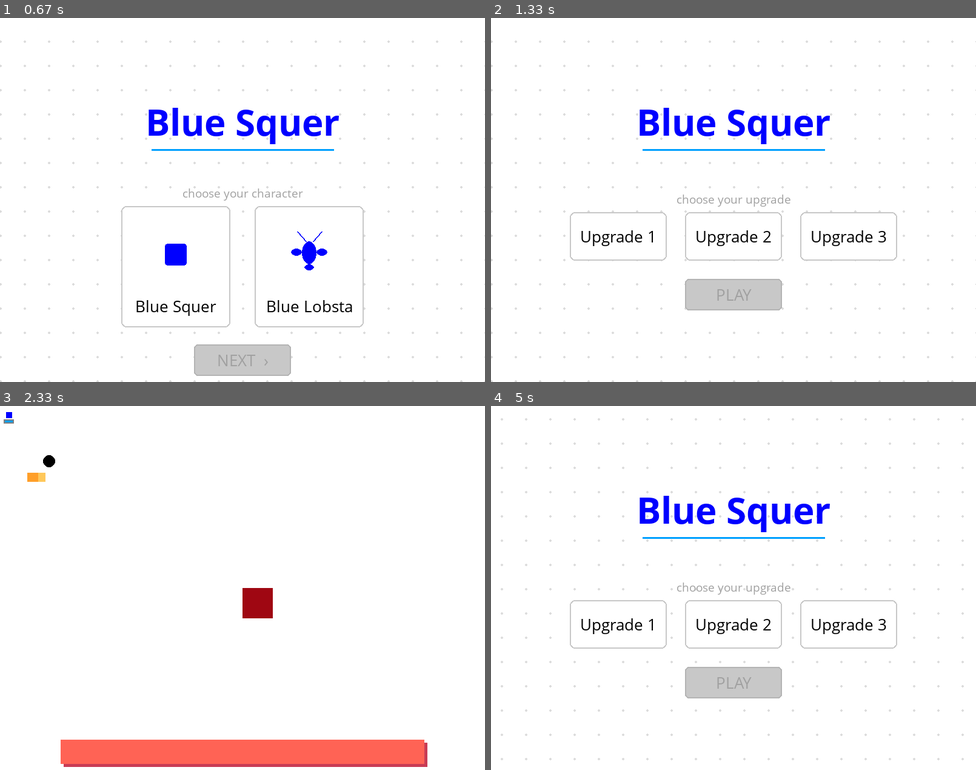
Above: before the commit, frames 1-4 (two rows, left to right).
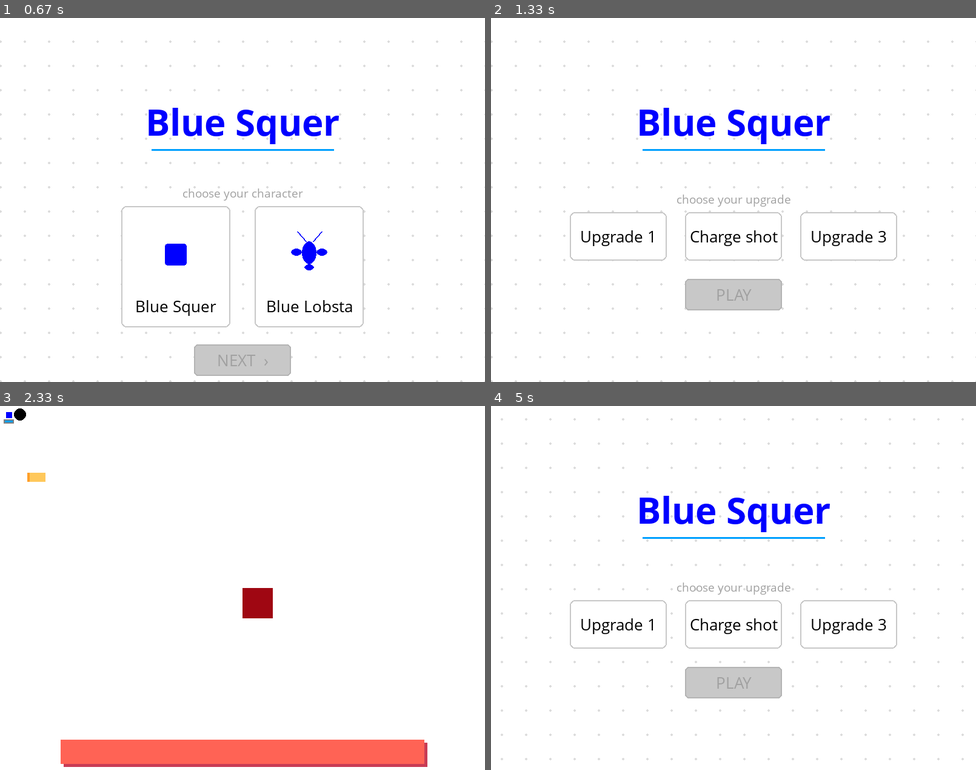
Above: after the commit, the same moments.

Repository: johannesbenjohannes/BlueSquer
Game: pygame game, started from main.py
Same seed, same stepped clock (60 frames per second), same inputs: the game is played once before the commit and once after it.
Inputs (mouse positions are in pixels of both pictures, inside the frame that each line leads up to):
- Up to frame 1 (0.67 s): press the mouse at (242, 229) at 0.37 s; move the mouse to (300, 210) at 0.47 s; release the mouse at (354, 192) at 0.6 s
- Up to frame 2 (1.33 s): press the mouse at (665, 265) at 0.7 s; move the mouse to (786, 298) at 0.8 s; release the mouse at (912, 327) at 0.93 s; press the mouse at (733, 360) at 1.03 s; move the mouse to (757, 280) at 1.13 s; release the mouse at (786, 200) at 1.27 s
- Up to frame 3 (2.33 s): press the mouse at (242, 624) at 1.37 s; move the mouse to (203, 547) at 1.47 s; release the mouse at (164, 467) at 1.6 s; press the mouse at (242, 682) at 1.7 s; move the mouse to (184, 660) at 1.8 s; release the mouse at (130, 635) at 1.93 s; press the mouse at (242, 682) at 2.03 s; move the mouse to (320, 584) at 2.13 s; release the mouse at (397, 486) at 2.27 s
- Up to frame 4 (5 s): hold D 2.33-2.8 s; tap Space at 2.4, 2.7, 2.9, 3.2 s; click (811, 453) at 2.42 s; hold D 2.83-3.3 s; tap Z at 2.98 s; press the mouse at (665, 653) at 3.7 s; move the mouse to (791, 580) at 3.8 s; release the mouse at (912, 507) at 3.93 s; press the mouse at (665, 653) at 4.03 s; move the mouse to (714, 671) at 4.13 s; release the mouse at (762, 689) at 4.27 s; press the mouse at (801, 653) at 4.37 s; move the mouse to (849, 675) at 4.47 s; release the mouse at (898, 693) at 4.6 s; press the mouse at (733, 748) at 4.7 s; move the mouse to (675, 697) at 4.8 s; release the mouse at (612, 649) at 4.93 s

Frame 1 is identical in both runs. In frame 2, 0.3% of the frame differs, in the area x 41-60%, y 58-63%; in frame 3, 0.2%; in frame 4, 0.3%.

Commit message:
charged upgrade

Diff:
--- a/main.py
+++ b/main.py
@@ -38,6 +38,7 @@
     DARK_SALMON = (200, 60, 85)
     BORDEAUX = (159, 7, 18)
     GRAY = (128,128,128)
+    DARK_RED = (200,0,0)
 
     speed = 3
 
@@ -123,11 +124,12 @@
 
 
     class Bullet:
-        def __init__(self, pos, target, nature, velocity=6) :
+        def __init__(self, pos, target, nature,damage = 4, velocity=6) :
             self.pos = pos
             self.target = target
             self.velocity = velocity
             self.nature = nature
+            self.damage = damage
 
     class Ennemy:
         def __init__(self,pos,w,h,health):
@@ -286,7 +288,7 @@
         name_l = button_font.render("Blue Squer", True, BLUE if squer_sel else BLACK)
         fenetre.blit(name_l, name_l.get_rect(center=(card_left_x + CARD_W // 2, card_y + CARD_H - 35)))
         if squer_sel:
-            tick_l = label_font.render("✓ selected", True, BLUE)
+            tick_l = label_font.render("X selected", True, BLUE)
             fenetre.blit(tick_l, tick_l.get_rect(center=(card_left_x + CARD_W // 2, card_y + CARD_H - 12)))
 
         # --- Right card: Blue Lobsta ---
@@ -300,7 +302,7 @@
         name_r = button_font.render("Blue Lobsta", True, BLUE if lobsta_sel else BLACK)
         fenetre.blit(name_r, name_r.get_rect(center=(card_right_x + CARD_W // 2, card_y + CARD_H - 35)))
         if lobsta_sel:
-            tick_r = label_font.render("✓ selected", True, BLUE)
+            tick_r = label_font.render("X selected", True, BLUE)
             fenetre.blit(tick_r, tick_r.get_rect(center=(card_right_x + CARD_W // 2, card_y + CARD_H - 12)))
 
         # --- Next button (greyed out until a character is picked) ---
@@ -335,7 +337,7 @@
         mx, my = pygame.mouse.get_pos()
         upd_rects = []
 
-        for i, label in enumerate(["Upgrade 1", "Upgrade 2", "Upgrade 3"]):
+        for i, label in enumerate(["Upgrade 1", "Charge shot", "Upgrade 3"]):
             rx = upd_start_x + i * (UPD_W + upd_gap)
             rect = pygame.Rect(rx, upd_y, UPD_W, UPD_H)
             upd_rects.append(rect)
@@ -350,7 +352,7 @@
             fenetre.blit(lbl_surf, lbl_surf.get_rect(center=rect.center))
 
             if sel:
-                tick = label_font.render("✓", True, BLUE)
+                tick = label_font.render("X", True, BLUE)
                 fenetre.blit(tick, tick.get_rect(center=(rect.centerx, rect.bottom - 14)))
 
         # Play button
@@ -466,10 +468,12 @@
         if "angles" in patterns["bullets"]:
             patterns["bullets"]["angles"] = [i*(m.pi/6) for i in range(12)]
         alive = True
-        immortel = False
+        immortel = True  #fix
         has_dashed = False
         compteur_dash = 120
         has_shot = False
+        compteur_charge = 0
+        charging = False
         compteur_shot = 30
         speed = 3
         boss = Ennemy(Vector2(400,300),50,50,600)
@@ -486,14 +490,28 @@
                 if event.type == pygame.QUIT:
                     pygame.quit()
                     sys.exit()
-                if event.type == pygame.MOUSEBUTTONDOWN and compteur_shot == 30:
-                    mouse_x = pygame.mouse.get_pos()[0]
-                    mouse_y = pygame.mouse.get_pos()[1]
-                    dx = mouse_x-rect_x
-                    dy = mouse_y - rect_y
-                    projectile.append(Bullet(Vector2(rect_x,rect_y), Vector2(dx,dy).unit, BLACK))
-                    has_shot = True
-                    compteur_shot = 0
+                if nb_upgrade ==2:
+                        if event.type ==pygame.MOUSEBUTTONDOWN and compteur_shot == 30:
+                            charging = True
+                        if event.type == pygame.MOUSEBUTTONUP and charging == True:
+                            mouse_x = pygame.mouse.get_pos()[0]
+                            mouse_y = pygame.mouse.get_pos()[1]
+                            dx = mouse_x-rect_x
+                            dy = mouse_y - rect_y
+                            projectile.append(Bullet(Vector2(rect_x,rect_y), Vector2(dx,dy).unit, BLACK, compteur_charge/10))
+                            has_shot = True
+                            charging = False
+                            compteur_charge = 0
+                            compteur_shot = 0
+                else:
+                    if event.type == pygame.MOUSEBUTTONDOWN and compteur_shot == 30:
+                        mouse_x = pygame.mouse.get_pos()[0]
+                        mouse_y = pygame.mouse.get_pos()[1]
+                        dx = mouse_x-rect_x
+                        dy = mouse_y - rect_y
+                        projectile.append(Bullet(Vector2(rect_x,rect_y), Vector2(dx,dy).unit, BLACK))
+                        has_shot = True
+                        compteur_shot = 0
                 if event.type == 1:
                     pygame.mixer.music.load(loop2)
 
@@ -541,6 +559,9 @@
                 compteur_shot += 1
                 if compteur_shot == 30:
                     has_shot = False
+            if charging and compteur_charge <= 450:
+                compteur_charge +=1.5
+
 
             if has_dashed:
                 if compteur_dash > 7:
@@ -579,6 +600,7 @@
                 pygame.draw.rect(fenetre, BRASS, (45,110,compteur_shot,15))  # bullet
                 pygame.draw.rect(fenetre, DARK_SALMON, (105,555,boss.health,40))
                 pygame.draw.rect(fenetre, SALMON, (100,550,boss.health,40))
+                pygame.draw.rect(fenetre, DARK_RED, (rect_x-7, rect_y-7,compteur_charge/20, 5 ))
                 if nb_phase !=3:
                     if current_pattern == "NO PATTERN":
                         print("Y'a pas de pattern là, on choisit")
@@ -748,6 +770,8 @@
                         projectile.remove(obj)
                     elif 20<obj.pos.x<780 and 20<obj.pos.y<580:
                         if check_surrounding_pixel_colors(fenetre, obj.pos.x-10,obj.pos.y-10,BORDEAUX,20) and obj.nature == BLACK:
+                            boss.health -= obj.damage
+                            score_attaques_boss += 100
                             projectile.remove(obj)
 
                 if 0<rect_x+5<800 and 0<rect_y+5<600:
@@ -758,9 +782,7 @@
 
                 pygame.draw.rect(fenetre, BLUE, (rect_x, rect_y, 10, 10))
 
-                if check_surrounding_pixel_colors(fenetre,boss.pos.x,boss.pos.y,BLACK,50):
-                    boss.health -= 4
-                    score_attaques_boss += 100
+
 
                 if boss.health < 500:
                     nb_phase = 2
@@ -780,7 +802,6 @@
                     print("\a")
                 sleep(0.5)
                 game_running = False  # exit game loop → back to character selection
-
             pygame.display.flip()
             clock.tick(60)
 
--- a/test.py
+++ b/test.py
@@ -11,6 +11,7 @@
 clock = pygame.time.Clock()
 pygame.font.init()
 base_font=pygame.font.SysFont('Comic Sans MS', 30)
+
 
 def check_surrounding_pixel_colors(surface,x,y,target,n):
     for i in range(int(x),int(x+n)):
